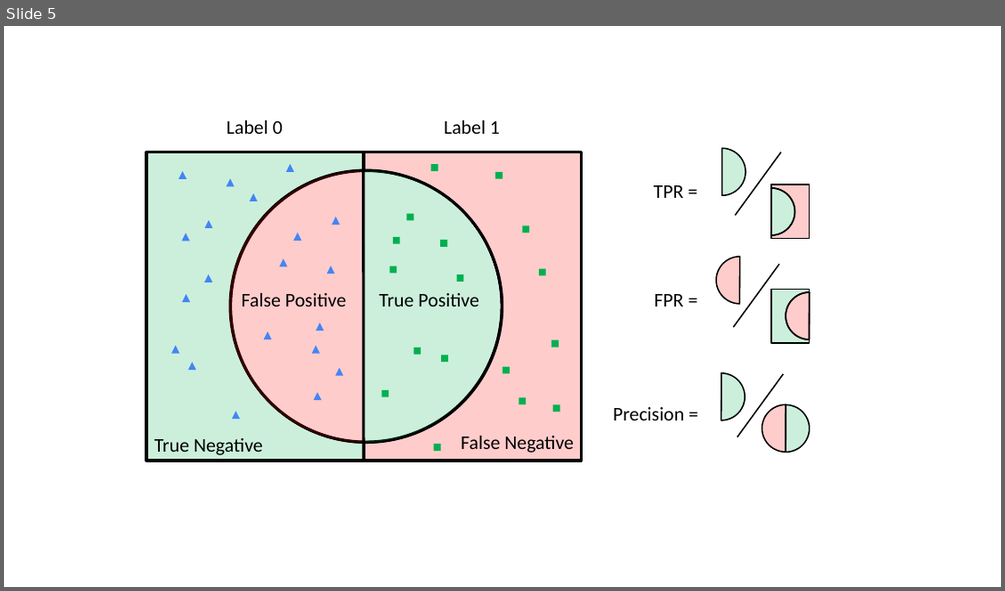
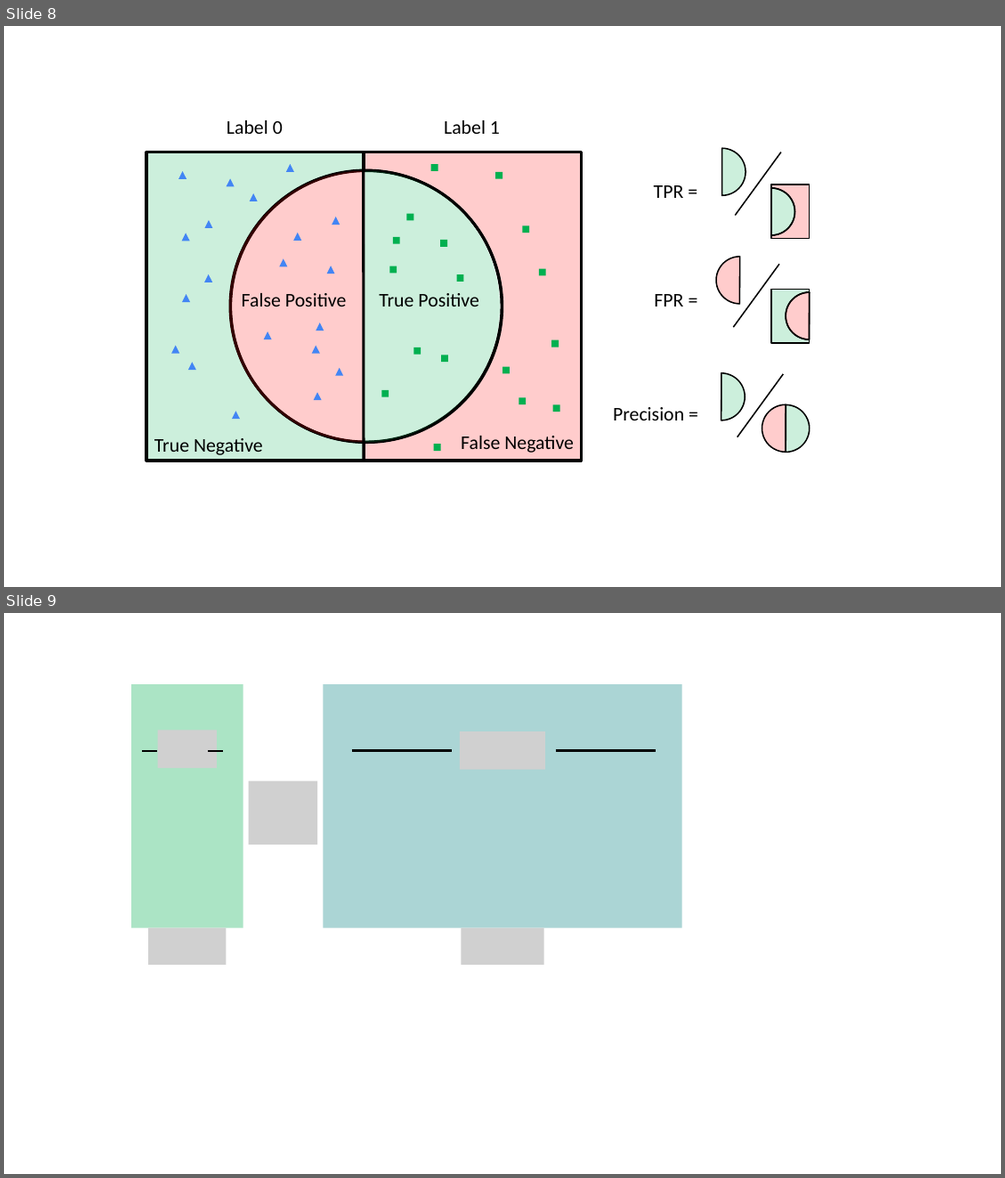
Before and after one commit to rtealwitter/datamining2025, a slide deck: notes/images.pptx. Shown one above the other, each under a label of ours: slide 5 before the commit, slides 8 and 9 after it. The pictures are 1005x591 and 1005x1178 pixels, drawn with LibreOffice and Linux fonts; fonts in the diff are those of the drawing; grey boxes stand for pictures. Boxes give left, top, right and bottom in pixels: in the first picture for what was removed or moved away, otherwise in the second. Text is boxed around its words. In the diff, an @@ line names an element or a change of style, - is before the commit and + after.

```diff
--- a/notes/images.pptx
+++ b/notes/images.pptx
@@ slide 9 added at (4, 613, 1001, 1174), background #FFFFFF @@
@@ rectangle added at (131, 685, 243, 928), fill #00B050 at 33% opacity @@
@@ rectangle added at (323, 685, 682, 928), fill #008080 at 33% opacity @@
@@ picture added at (157, 730, 217, 768) @@
@@ picture added at (460, 731, 545, 770) @@
@@ line added from (143, 751) to (157, 751), #000000 1.5 pt @@
@@ line added from (207, 751) to (222, 751), #000000 1.5 pt @@
@@ line added from (352, 751) to (452, 751), #000000 1.5 pt @@
@@ line added from (556, 751) to (655, 751), #000000 1.5 pt @@
@@ picture added at (248, 781, 317, 845) @@
@@ picture added at (148, 928, 226, 965) @@
@@ picture added at (461, 928, 543, 965) @@
@@ what was slide 5 is now slide 8 @@
```
Also in this commit, not shown: 5 other slides added, 27 other files.
